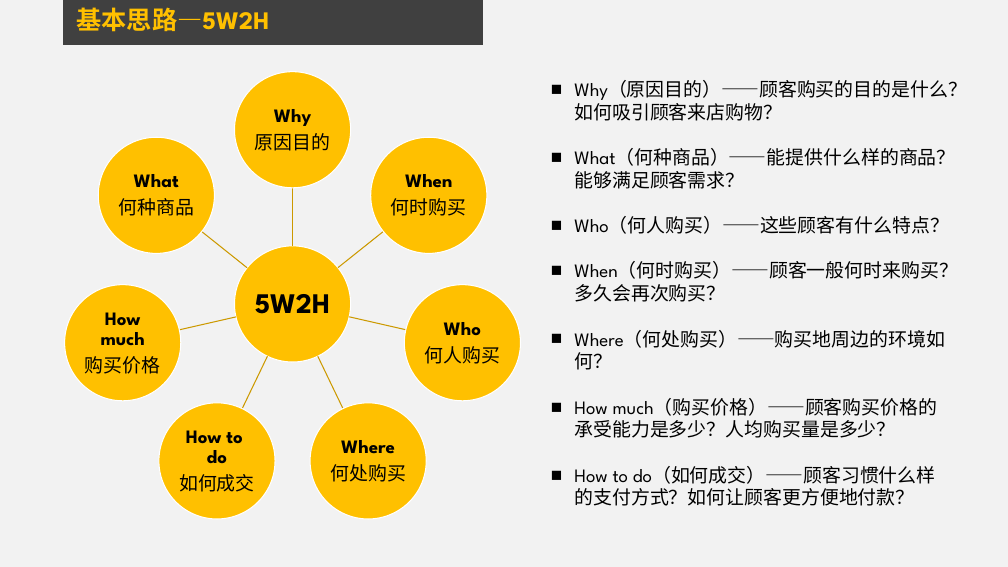
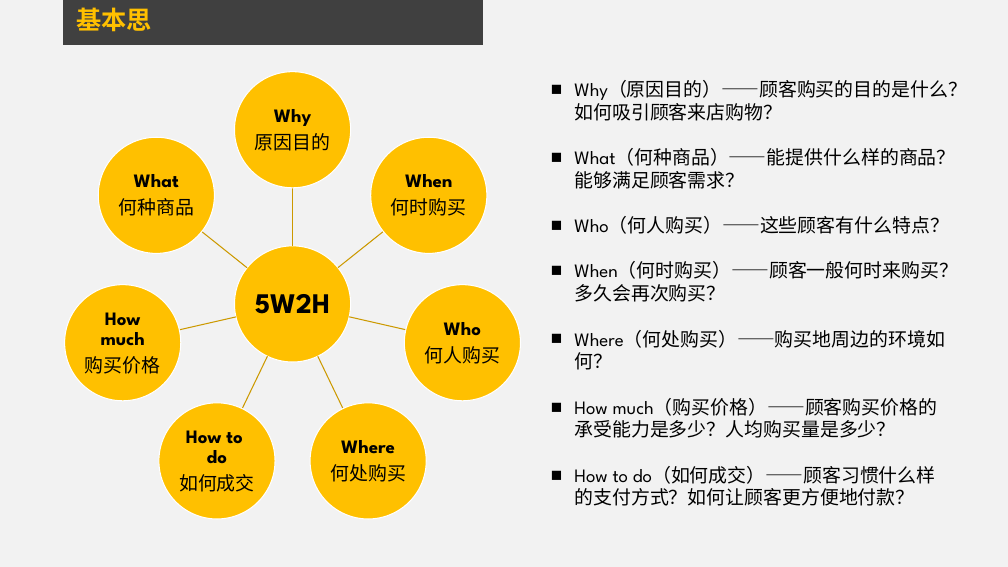
Before and after one commit to yaobozhang/memb_any, a slide deck: slide 5 of 零售数据分析与应用201802V2.pptx. Drawn at 1008x567 pixels with LibreOffice and Linux fonts; fonts in the diff are those of the drawing. Boxes give left, top, right and bottom in pixels: in the first picture for what was removed or moved away, otherwise in the second. Text is boxed around its words. In the diff, an @@ line names an element or a change of style, - is before the commit and + after.

```diff
--- a/零售数据分析与应用201802V2.pptx
+++ b/零售数据分析与应用201802V2.pptx
@@ text at [76,7,152,32]: text changed @@
-基本思路—5W2H
+基本思
```
Also in this commit, not shown: 12 other slides changed.
